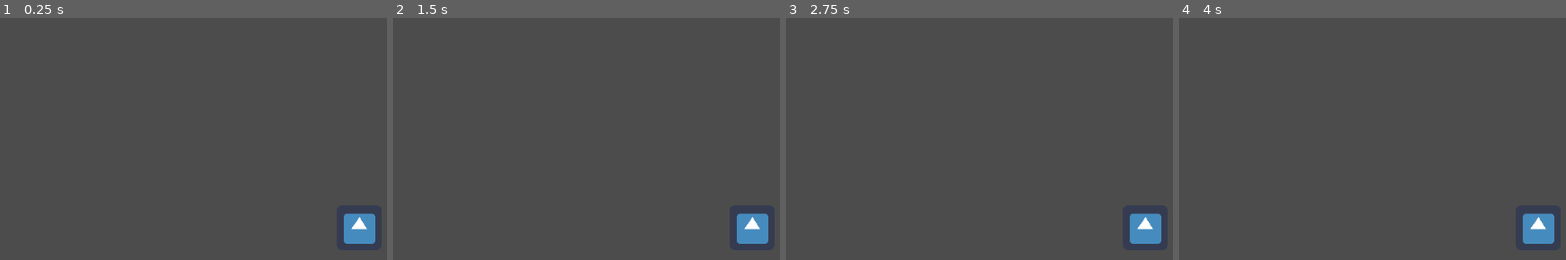
Above: before the commit, frames 1-4 (left to right).
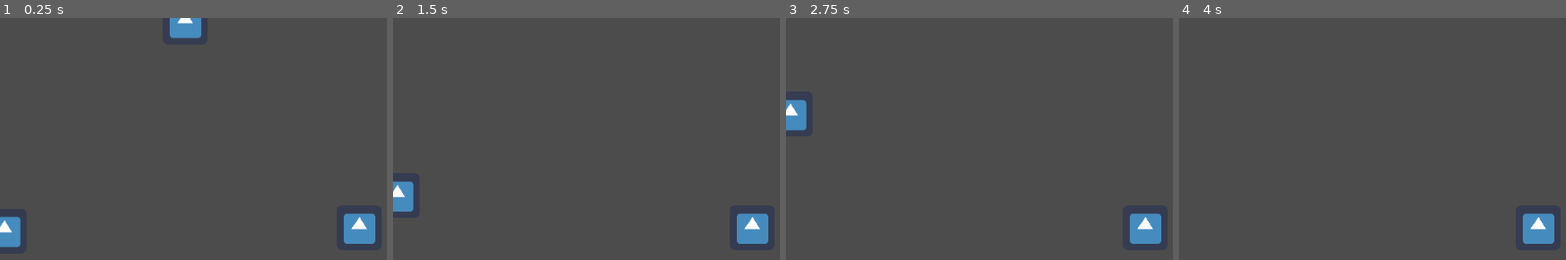
Above: after the commit, the same moments.

Repository: learnictnow/godot-examples
Game: Godot game, scene res://MainScene.tscn
Same seed, same stepped clock (60 frames per second), same inputs: the game is played once before the commit and once after it. The engine's default icon, where the game draws it, is replaced by a stand-in: a white triangle on a blue panel in a dark square.
Inputs:
- Up to frame 1 (0.25 s): no input
- Up to frame 2 (1.5 s): tap Enter at 0.5 s
- Up to frame 3 (2.75 s): no input
- Up to frame 4 (4 s): no input

The runs differ from the first frame. In frame 1, 1.4% of the frame differs, in the area x 0-52%, y 0-95%; in frame 2, 0.7%; in frame 3, 0.7%; in frame 4, nothing differs.

Commit message:
godot desktop after laptop

Diff:
--- a/Godot Github Test/MainScene.tscn
+++ b/Godot Github Test/MainScene.tscn
@@ -19,3 +19,15 @@
 
 [node name="Camera2D" type="Camera2D" parent="RigidBody2D"]
 current = true
+
+[node name="Icon" type="Sprite" parent="."]
+position = Vector2( -523, -353 )
+texture = ExtResource( 1 )
+
+[node name="Icon2" type="Sprite" parent="."]
+position = Vector2( -506, 6 )
+texture = ExtResource( 1 )
+
+[node name="Icon3" type="Sprite" parent="."]
+position = Vector2( -248, -293 )
+texture = ExtResource( 1 )
